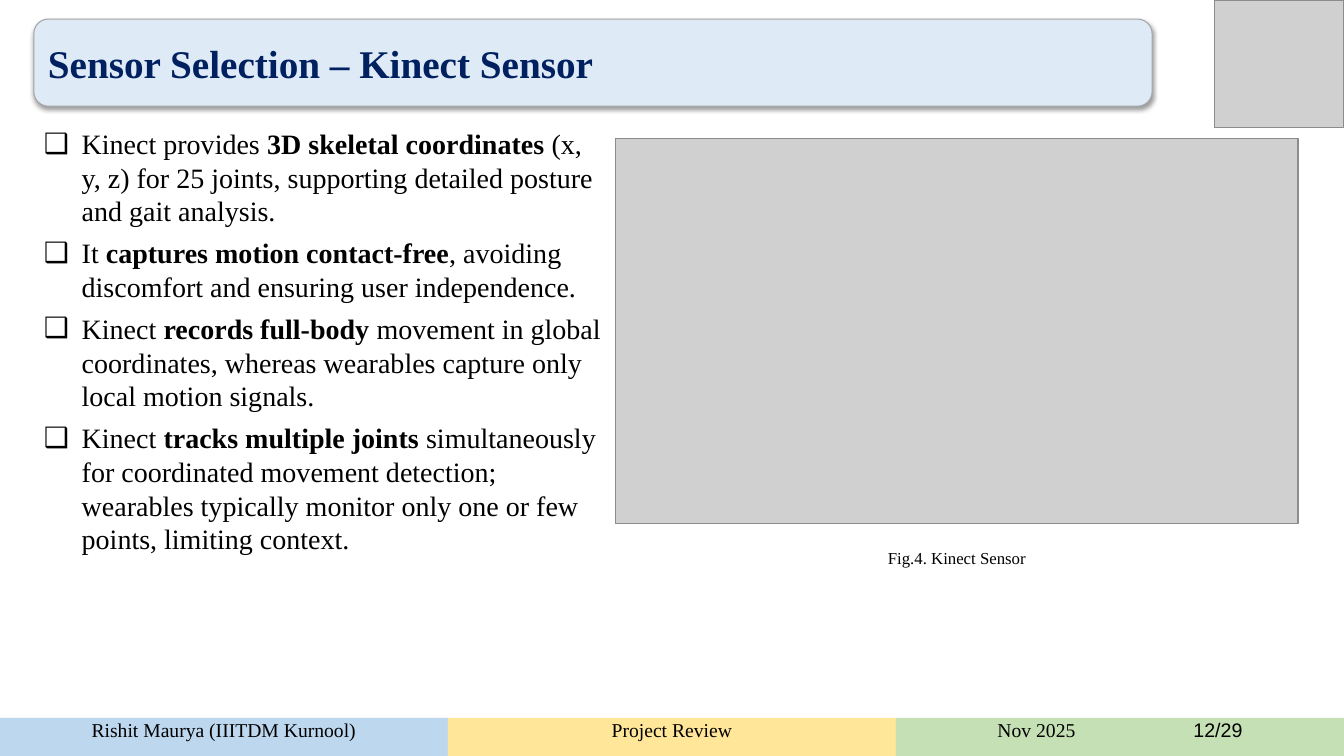
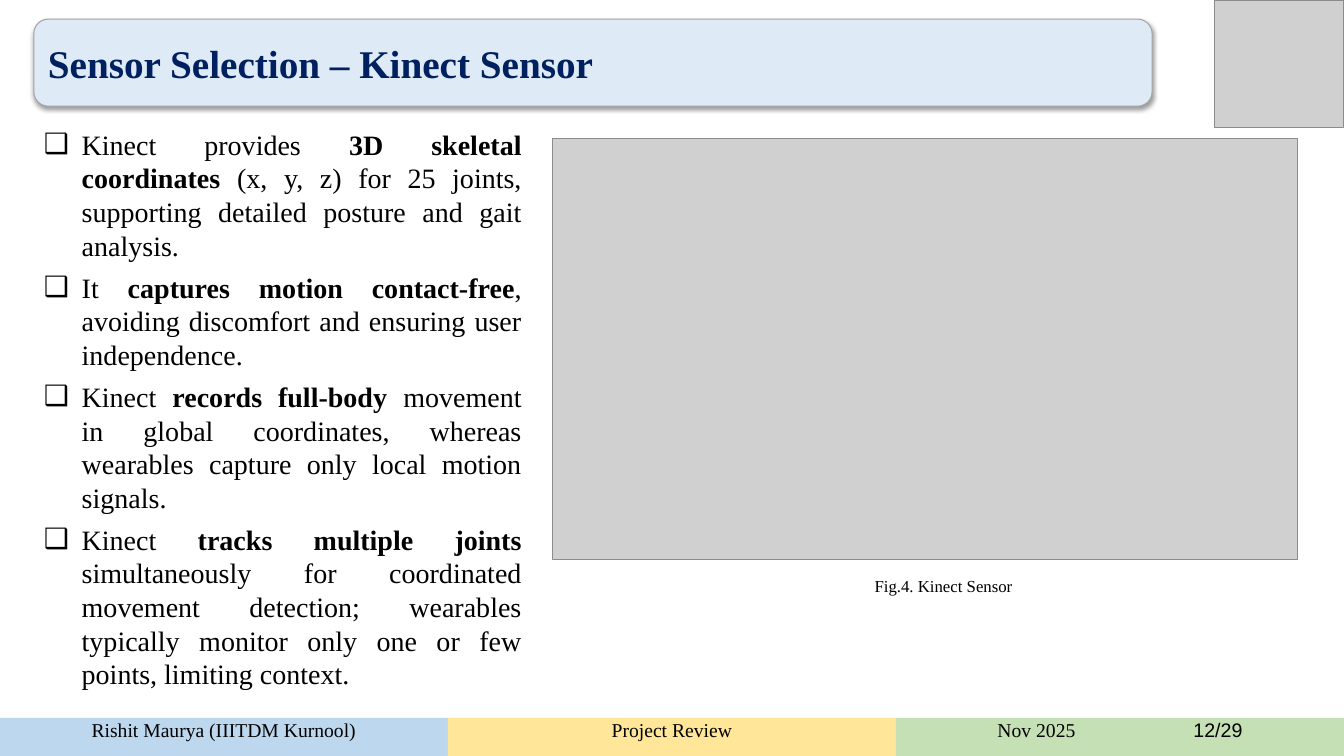
Before and after one commit to rishitmaurya/Human-Activity-Recognition, a slide deck: slide 12 of documents/HAR_rishit.pptx. Drawn at 1344x756 pixels with LibreOffice and Linux fonts; fonts in the diff are those of the drawing; grey boxes stand for pictures; background and template pictures are left out. Boxes give left, top, right and bottom in pixels: in the first picture for what was removed or moved away, otherwise in the second. Text is boxed around its words. In the diff, an @@ line names an element or a change of style, - is before the commit and + after.

```diff
--- a/documents/HAR_rishit.pptx
+++ b/documents/HAR_rishit.pptx
@@ text "Kinect provides 3D skeletal coordinates ..." at [82, 135, 522, 690]: alignment left to justified @@
@@ picture: place and size @@
-picture at [616, 139, 1299, 524]
+picture at [553, 139, 1299, 560]
@@ text "Fig.4. Kinect Sensor": place and size @@
-text "Fig.4. Kinect Sensor" at [888, 553, 1026, 568]
+text "Fig.4. Kinect Sensor" at [875, 581, 1013, 596]
```
Also in this commit, not shown: 8 other slides changed, 9 other files.
